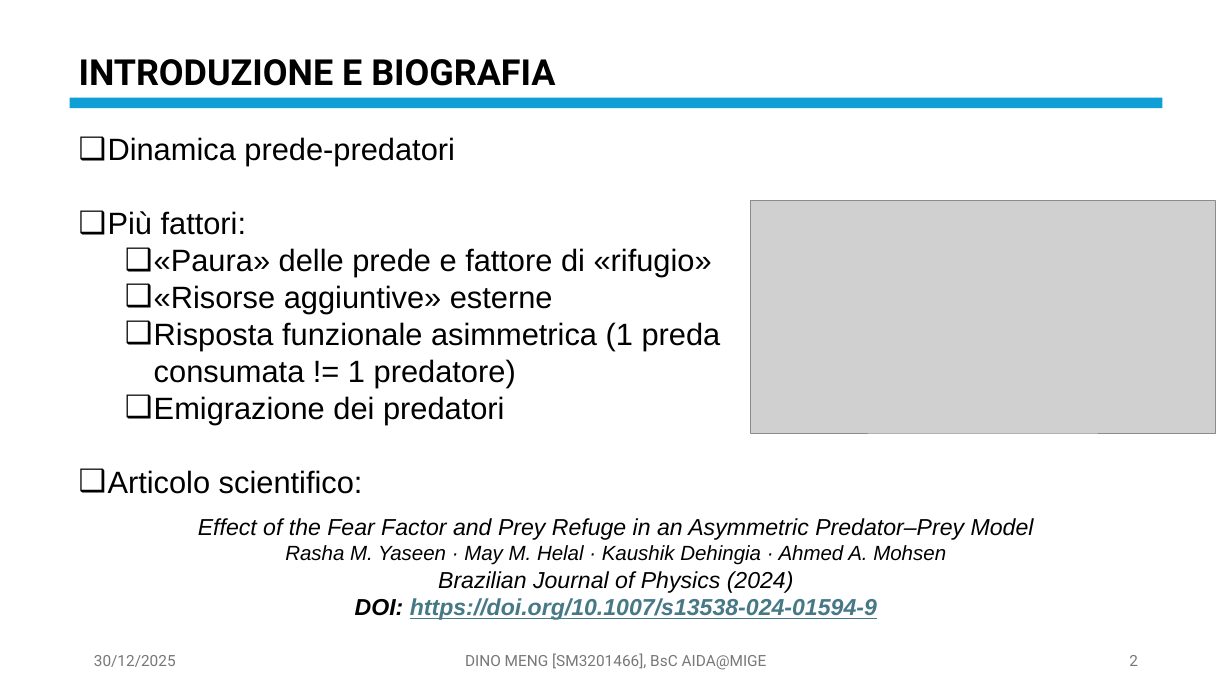
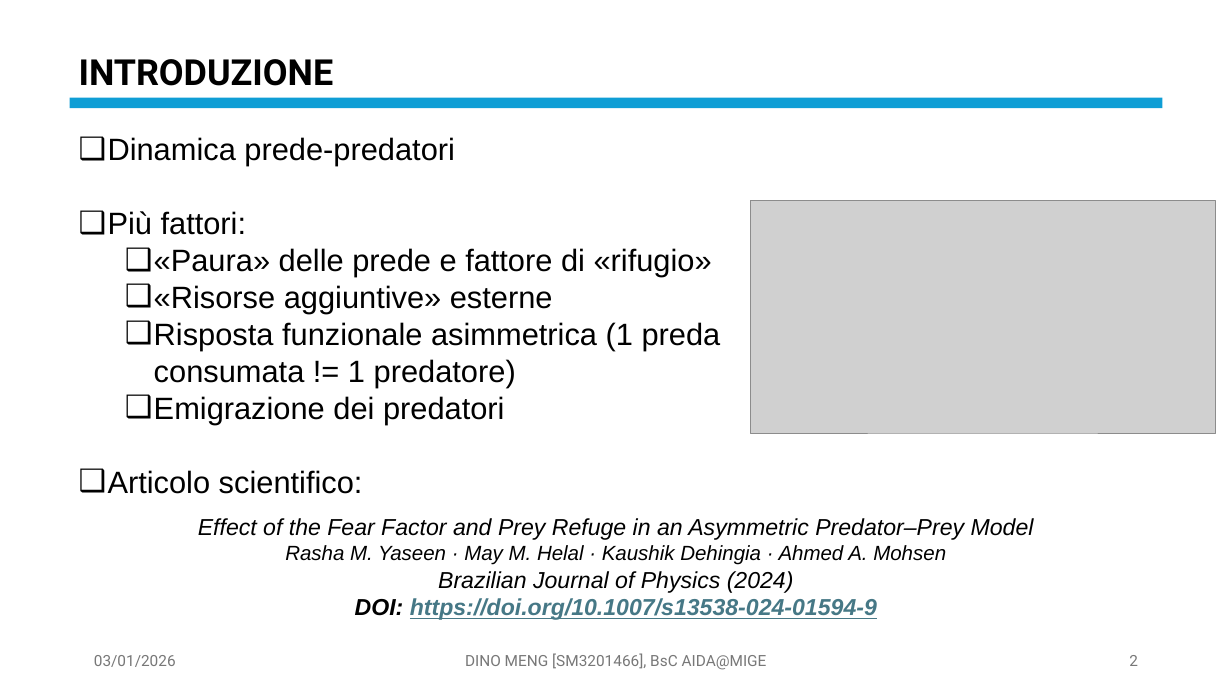
Before and after one commit to OdinMeng/AIDA-UNIVERSITY-NOTES-2025-2026, a slide deck: slide 2 of Complex Systems/project/PresentationPROJECTSM3201466.pptx. Drawn at 1232x693 pixels with LibreOffice and Linux fonts; fonts in the diff are those of the drawing; grey boxes stand for pictures. Boxes give left, top, right and bottom in pixels: in the first picture for what was removed or moved away, otherwise in the second. Text is boxed around its words. In the diff, an @@ line names an element or a change of style, - is before the commit and + after.

```diff
--- a/Complex Systems/project/PresentationPROJECTSM3201466.pptx
+++ b/Complex Systems/project/PresentationPROJECTSM3201466.pptx
@@ text at bbox=[79, 59, 334, 86]: text changed @@
-INTRODUZIONE E BIOGRAFIA
+INTRODUZIONE
@@ text at bbox=[94, 655, 176, 667]: text changed @@
-30/12/2025
+03/01/2026
```
Also in this commit, not shown: 24 other slides changed, 6 slides added, 3 other files.
